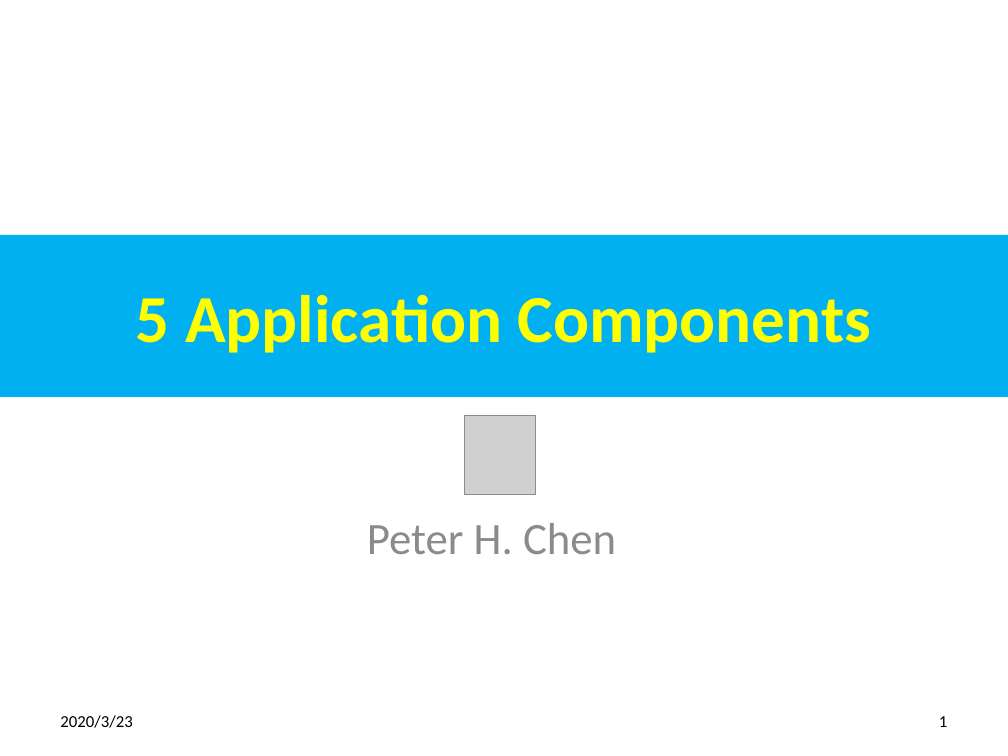
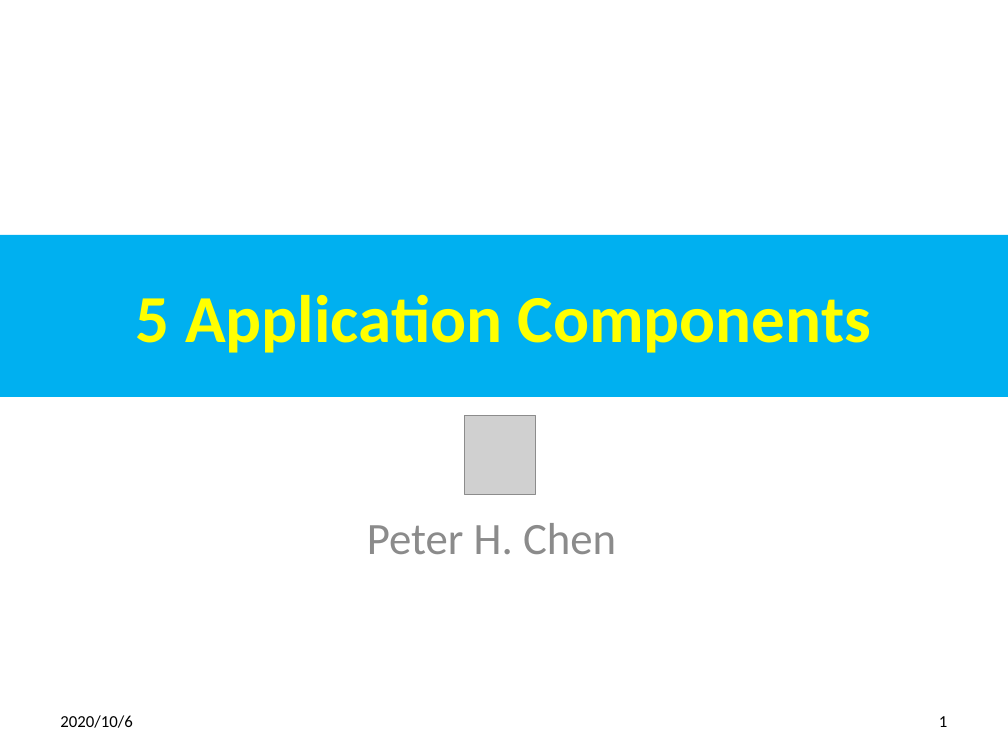
Before and after one commit to peterhchen/700_GraphQL, a slide deck: slide 1 of 05_AppComp.pptx. Drawn at 1008x756 pixels with LibreOffice and Linux fonts; fonts in the diff are those of the drawing; grey boxes stand for pictures. Boxes give left, top, right and bottom in pixels: in the first picture for what was removed or moved away, otherwise in the second. Text is boxed around its words. In the diff, an @@ line names an element or a change of style, - is before the commit and + after.

```diff
--- a/05_AppComp.pptx
+++ b/05_AppComp.pptx
@@ text at [60, 715, 132, 728]: text changed @@
-2020/3/23
+2020/10/6
```
Also in this commit, not shown: 2 other slides changed, 5 slides added.
